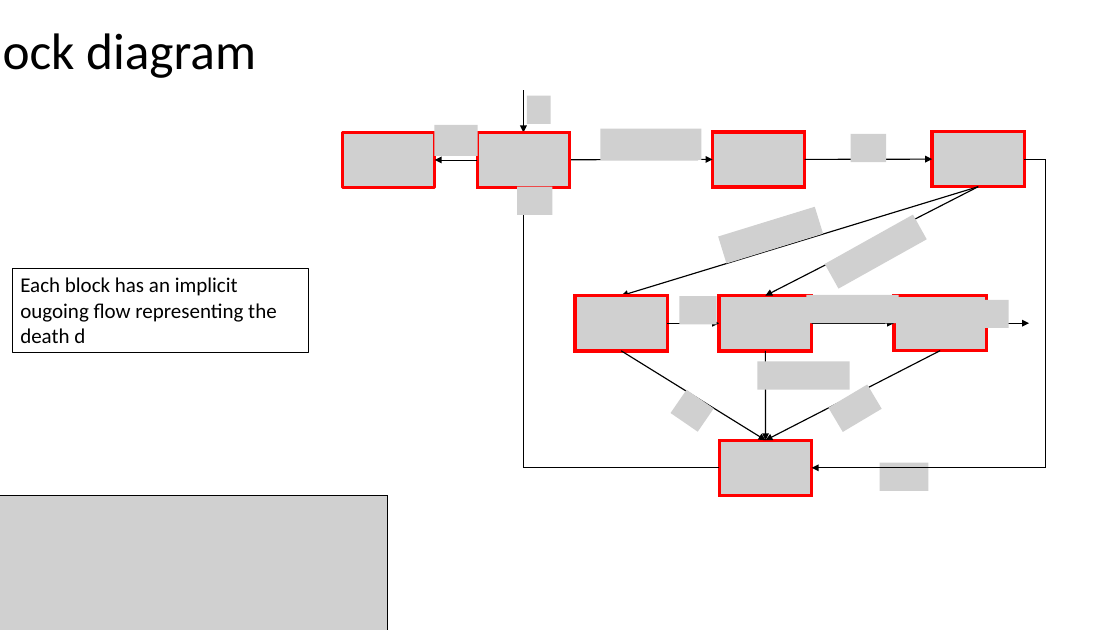
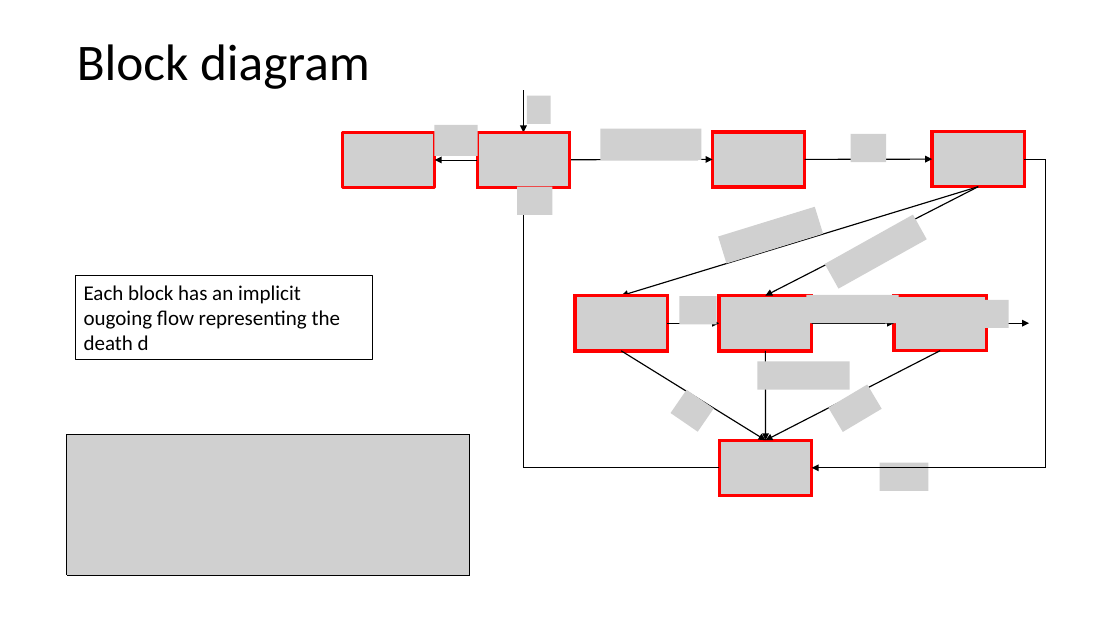
Before and after one commit to spbisc97/covid-optimal-control, a slide deck: slide 23 of PowerPoint/Optimal control strategies to prevent the hospital beds collapse during COVID-19 outbreak.pptx (slide 6 before the commit). Drawn at 1120x630 pixels with LibreOffice and Linux fonts; fonts in the diff are those of the drawing; grey boxes stand for pictures. Boxes give left, top, right and bottom in pixels: in the first picture for what was removed or moved away, otherwise in the second. Text is boxed around its words. In the diff, an @@ line names an element or a change of style, - is before the commit and + after.

```diff
--- a/PowerPoint/Optimal control strategies to prevent the hospital beds collapse during COVID-19 outbreak.pptx
+++ b/PowerPoint/Optimal control strategies to prevent the hospital beds collapse during COVID-19 outbreak.pptx
@@ text "Block diagram" rewrapped from (86,33,256,78) to (77,44,370,89) @@
@@ rectangle "Each block has an implicit ...": place and size @@
-rectangle "Each block has an implicit ..." at (12,268,308,353)
+rectangle "Each block has an implicit ..." at (76,275,372,360)
@@ picture: place and size @@
-picture at (0,496,388,630)
+picture at (67,435,470,576)
```
Also in this commit, not shown: 17 other slides changed, 1 slide added.
